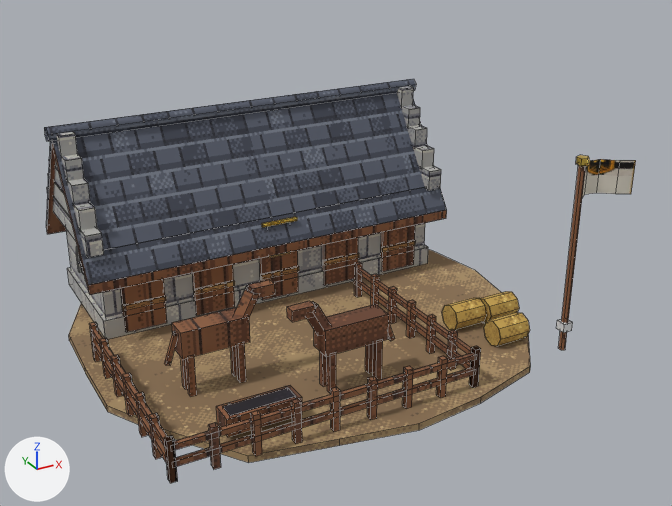
The Blender file art_source/blender/teutons/stable.blend as it was, and as the next commit left it.
Rendered twice from a camera (50 mm lens) standing at (-4.48, -9.1, 5.34) and looking at (0.3, -0.41, 0.99). Lighting does not change. The marker at lower left points along +X, +Y and +Z. The picture after the commit comes second. Mesh edges are drawn as thin lines.

Objects in the first picture: 'teutons_stable'.
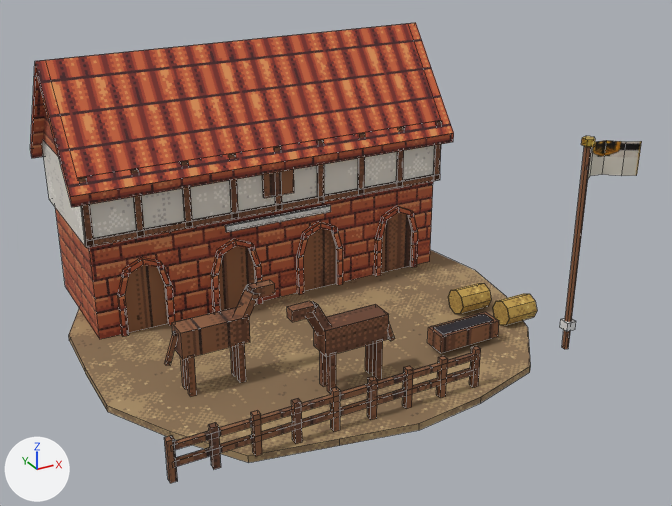
Pixel boxes [x1, y1, x2, y2] of what changed, in the pictures (672 x 506 px):
```json
{"object": "teutons_stable", "change": "reshaped", "before": [44, 79, 636, 483], "after": [30, 23, 642, 483], "on screen": "14% taller"}
{"part": 1, "of": "me_teutons_stable", "change": "deleted", "before": [44, 79, 589, 483]}
{"part": 2, "of": "me_teutons_stable", "change": "built on", "before": [194, 264, 235, 316], "after": [30, 23, 454, 339]}
{"part": 3, "of": "me_teutons_stable", "change": "reshaped", "before": [480, 159, 636, 350], "after": [428, 136, 642, 353]}
```

The change, as JSON lines over the scene's bpy script:
```json
{"op": "add", "block": "img_pe_plasterwhite", "code": ["img_pe_plasterwhite = load_image('PE_PlasterWhite', '../../textures/materials/PE_PlasterWhite.png', 64, 64, 'sRGB')"]}
{"op": "add", "block": "img_pe_roofred", "code": ["img_pe_roofred = load_image('PE_RoofRed', '../../textures/materials/PE_RoofRed.png', 64, 64, 'sRGB')"]}
{"op": "add", "block": "img_pe_brickred", "code": ["img_pe_brickred = load_image('PE_BrickRed', '../../textures/materials/PE_BrickRed.png', 64, 64, 'sRGB')"]}
{"op": "add", "block": "mat_pe_plasterwhite", "code": ["mat_pe_plasterwhite = principled_material('PE_PlasterWhite')", "mat_pe_plasterwhite.texture = img_pe_plasterwhite", "mat_pe_plasterwhite.roughness = 0.95"]}
{"op": "add", "block": "mat_pe_roofred", "code": ["mat_pe_roofred = principled_material('PE_RoofRed')", "mat_pe_roofred.texture = img_pe_roofred", "mat_pe_roofred.roughness = 0.8"]}
{"op": "add", "block": "mat_pe_brickred", "code": ["mat_pe_brickred = principled_material('PE_BrickRed')", "mat_pe_brickred.texture = img_pe_brickred", "mat_pe_brickred.roughness = 0.9"]}
{"block": "me_teutons_stable", "where": "# used by ob_teutons_stable; location = (0.0, 0.0, 0.0)"}
{"op": "remove", "block": "me_teutons_stable", "code": "me_teutons_stable.from_pydata(...)  # 1789 vertices, 480 faces; spans x -2.62..2.89, y -2.67..2.62, z 0.0..2.44"}
{"op": "add", "block": "me_teutons_stable", "code": "me_teutons_stable.from_pydata(...)  # 1351 vertices, 362 faces; spans x -2.62..2.94, y -2.67..2.62, z 0.0..3.18"}
{"block": "me_teutons_stable", "change": "me_teutons_stable part 1: 275 loose pieces with 1159 vertices, spanning x -2.48..2.45, y -2.38..2.35, z 0.08..2.44, are deleted"}
{"block": "me_teutons_stable", "change": "me_teutons_stable part 2: 12 vertices removed from x -1.5..-0.62, y 0.5..0.55, z 0.12..0.74; 626 vertices added at x -2.47..2.47, y 0.38..2.32, z 0.08..3.18"}
{"block": "me_teutons_stable", "change": "me_teutons_stable part 3: 62 vertices removed from x 1.59..2.89, y -2.32..-1.09, z 0.08..2.28; 169 vertices added at x 0.9..2.94, y -2.32..-0.74, z 0.08..2.56"}
{"op": "remove", "block": "me_teutons_stable", "code": "me_teutons_stable.materials.append(mat_pe_stonegrey)  # picture img_pe_stonegrey"}
{"op": "remove", "block": "me_teutons_stable", "code": "me_teutons_stable.materials.append(mat_pe_slatedark)  # picture img_pe_slatedark"}
{"op": "remove", "block": "me_teutons_stable", "code": "me_teutons_stable.materials.append(mat_pe_woodlight)  # picture img_pe_woodlight"}
{"op": "add", "block": "me_teutons_stable", "code": "me_teutons_stable.materials.append(mat_pe_brickred)  # picture img_pe_brickred"}
{"op": "add", "block": "me_teutons_stable", "code": "me_teutons_stable.materials.append(mat_pe_plasterwhite)  # picture img_pe_plasterwhite"}
{"op": "add", "block": "me_teutons_stable", "code": "me_teutons_stable.materials.append(mat_pe_roofred)  # picture img_pe_roofred"}
```
